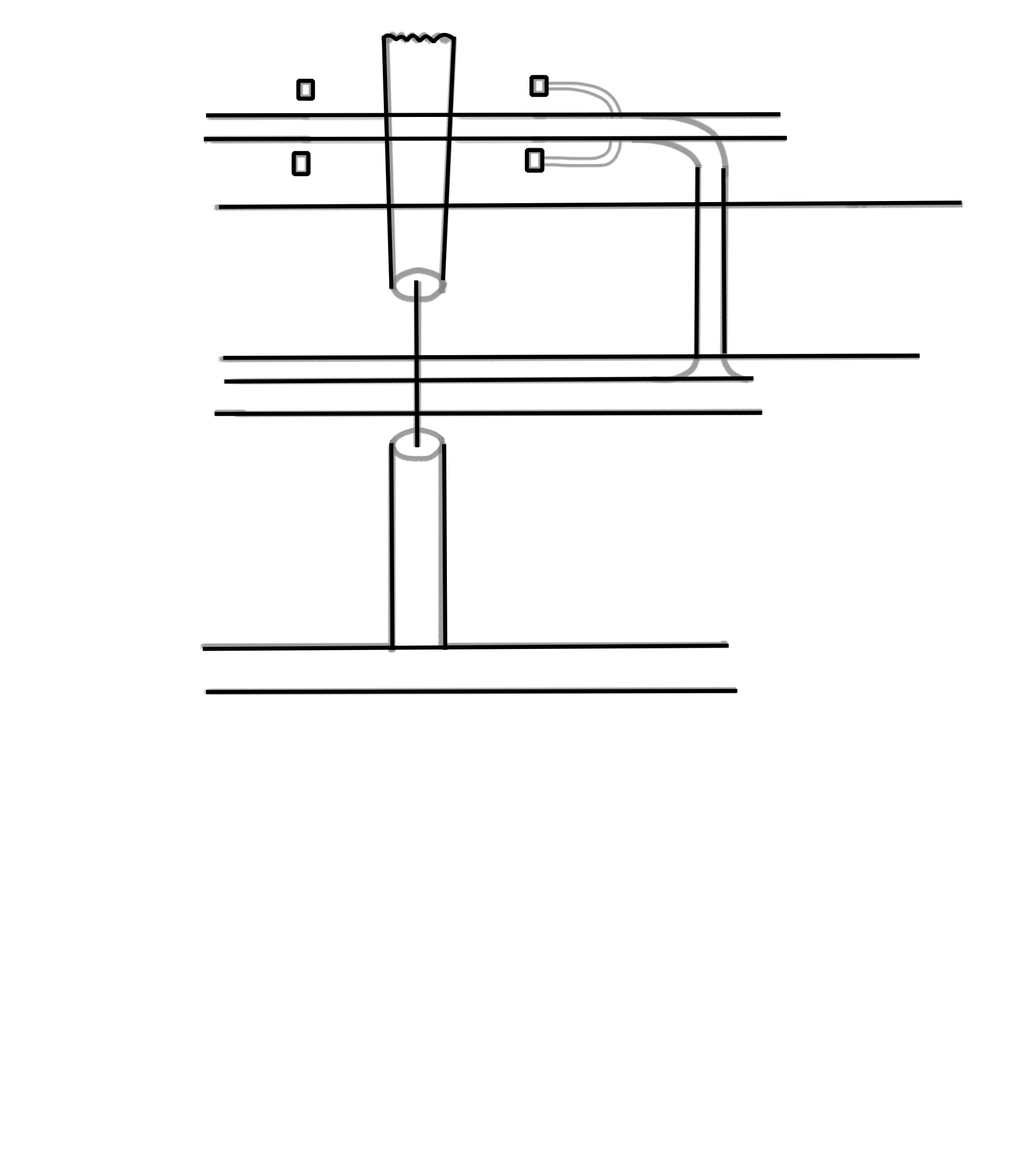
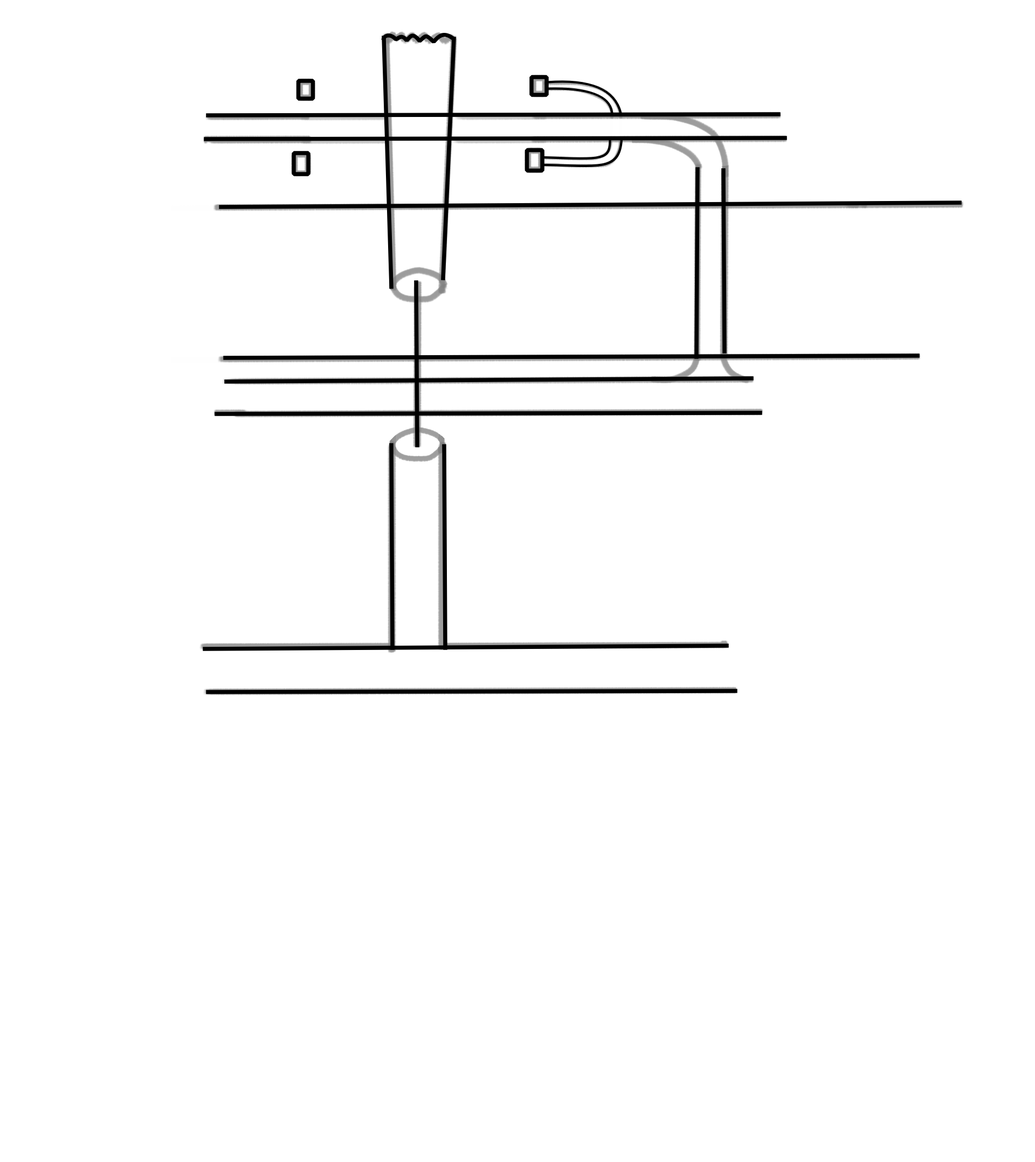
Comparing the layer stacks of the two w=1035, h=1162 images. Changes:
pixels changed over (544, 80, 624, 168) (layer not identified)
